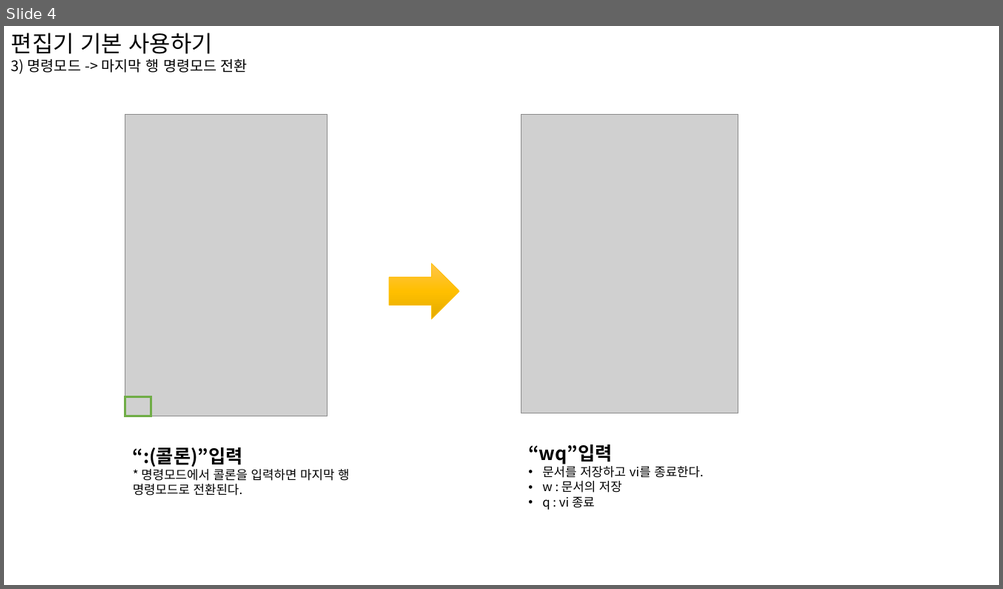
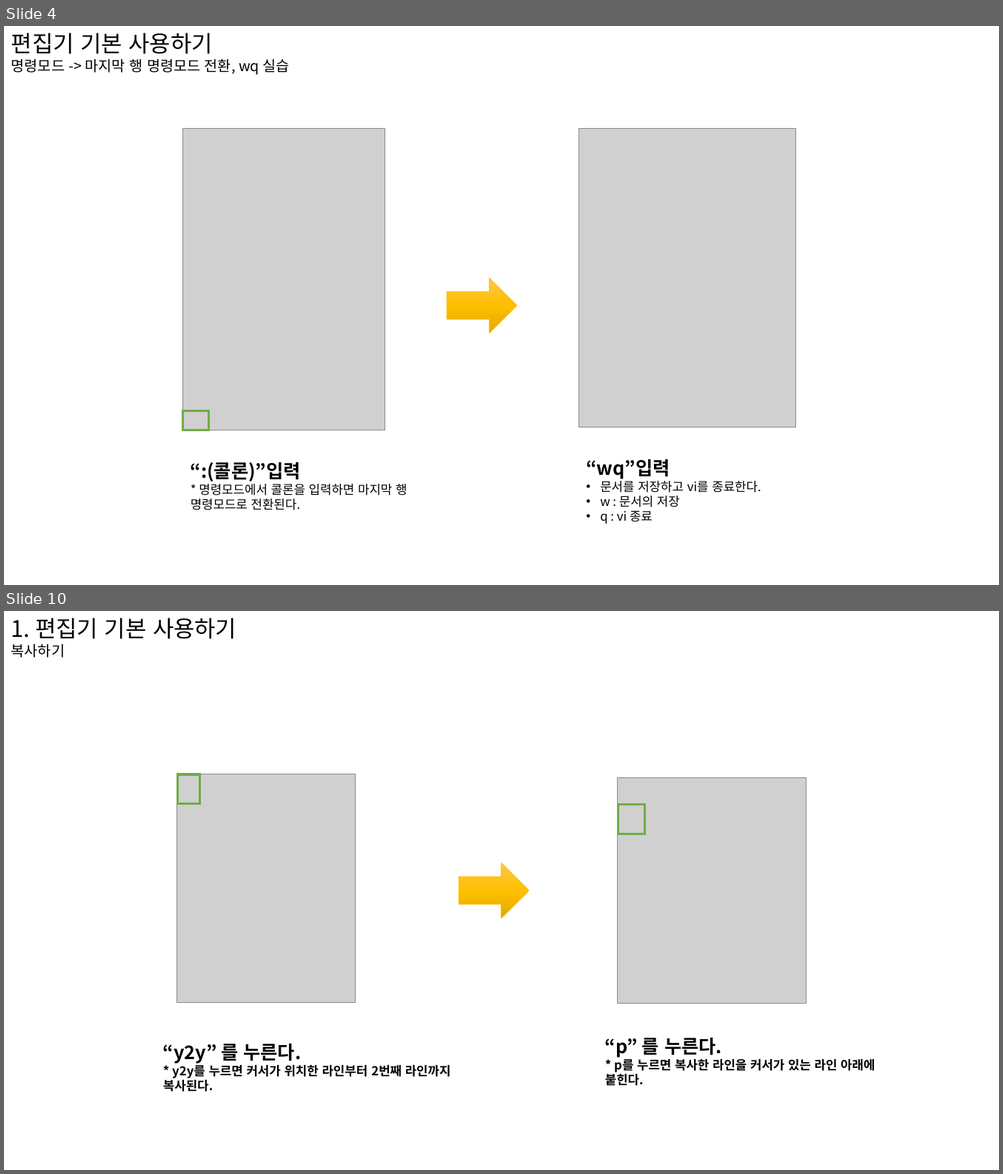
Before and after one commit to limmiseon/Linux, a slide deck: 리눅스 6강.pptx. Shown one above the other, each under a label of ours: slide 4 before the commit, slides 4 and 10 after it; the slides between them are not shown. The pictures are 1003x589 and 1003x1174 pixels, drawn with LibreOffice and Linux fonts; fonts in the diff are those of the drawing; grey boxes stand for pictures. Boxes give left, top, right and bottom in pixels: in the first picture for what was removed or moved away, otherwise in the second. Text is boxed around its words. In the diff, an @@ line names an element or a change of style, - is before the commit and + after.

Commit message:
리눅스 6강 notepad 전까지 완성

```diff
--- a/리눅스 6강.pptx
+++ b/리눅스 6강.pptx
@@ slide 10 added at box(4, 611, 999, 1170), background #FFFFFF @@
@@ text added at box(11, 618, 236, 658), 22 pt, text #000000 @@
+1. 편집기 기본 사용하기
+복사하기
@@ picture added at box(176, 775, 355, 1002) @@
@@ rectangle added at box(177, 775, 199, 803), outline #70AD47 2.25 pt @@
@@ picture added at box(617, 777, 806, 1003) @@
@@ rectangle added at box(618, 805, 645, 834), outline #70AD47 2.25 pt @@
@@ right arrow added at box(458, 863, 529, 918), fill gradient #FFC64B to #FFC000 to #E3AB00, outline #FFC000 0.5 pt @@
@@ text added at box(163, 1041, 451, 1092), 12 pt, text #000000, bold @@
+“y2y” 를 누른다.
+* y2y를 누르면 커서가 위치한 라인부터 2번째 라인까지 복사된다.
@@ text added at box(605, 1035, 874, 1086), 12 pt, text #000000, bold @@
+“p” 를 누른다.
+* p를 누르면 복사한 라인을 커서가 있는 라인 아래에 붙힌다.
@@ slide 4 changed as well @@
@@ text at box(11, 59, 289, 75): text changed @@
-3) 명령모드 -> 마지막 행 명령모드 전환
+명령모드 -> 마지막 행 명령모드 전환, wq 실습
@@ picture: place and size @@
-picture at box(521, 114, 738, 413)
+picture at box(578, 129, 796, 428)
@@ right arrow at box(447, 278, 517, 333): proportions changed @@
@@ 1 picture, 1 text, 1 right arrow, 1 rectangle: place and size @@
-1 picture, 1 text, 1 right arrow, 1 rectangle at box(125, 114, 459, 496)
+1 picture, 1 text, 1 right arrow, 1 rectangle at box(183, 129, 517, 511)
@@ text "“wq”입력": place and size @@
-text "“wq”입력" at box(528, 445, 703, 510)
+text "“wq”입력" at box(586, 460, 761, 524)
```
Also in this commit, not shown: 3 other slides changed, 34 other slides added, 22 slides removed.
